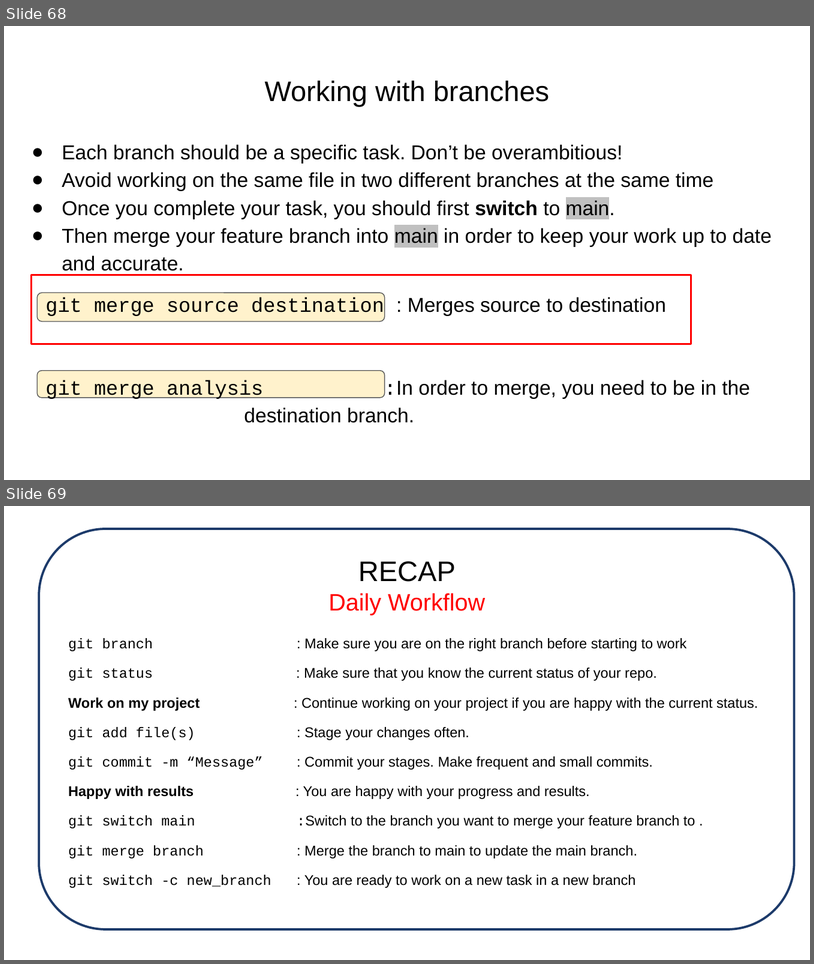
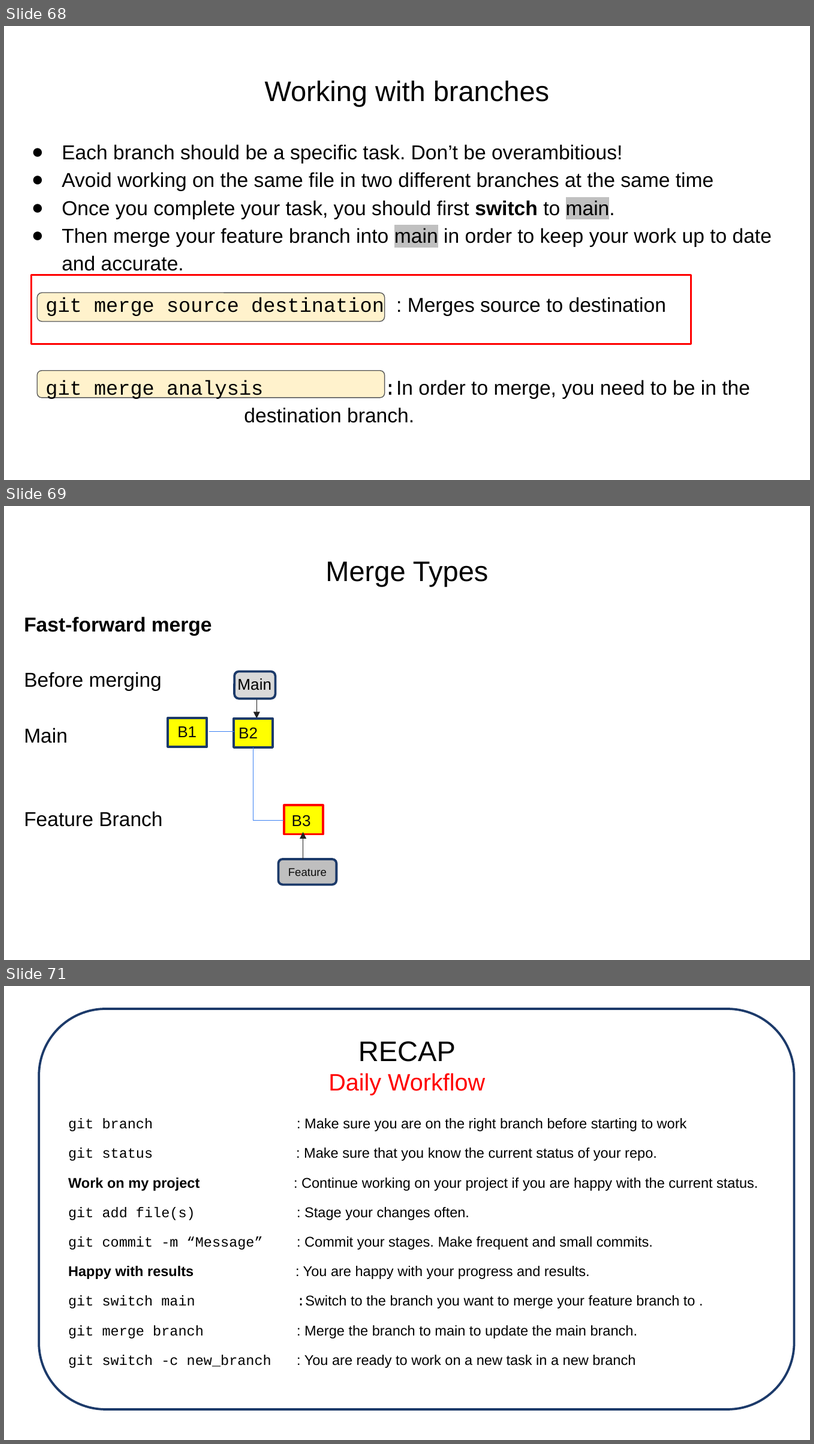
Before and after one commit to RUG-DCC-Research-Software/introduction_to_git_github, a slide deck: 07102025-Introduction_to_git_kapteyn.pptx. Shown one above the other, each under a label of ours: slides 68 and 69 before the commit, slides 68, 69 and 71 after it; the slides between them are not shown. The pictures are 814x964 and 814x1444 pixels, drawn with LibreOffice and Linux fonts; fonts in the diff are those of the drawing. Boxes give left, top, right and bottom in pixels: in the first picture for what was removed or moved away, otherwise in the second. Text is boxed around its words. In the diff, an @@ line names an element or a change of style, - is before the commit and + after.

Commit message:
Added merge type fast-forward

```diff
--- a/07102025-Introduction_to_git_kapteyn.pptx
+++ b/07102025-Introduction_to_git_kapteyn.pptx
@@ slide 69 added at (4,506,810,960), background #FFFFFF @@
@@ title added at (326,561,489,586), 25.2 pt, text #000000 @@
+Merge Types
@@ text added at (24,616,212,826), 18 pt, text #000000 @@
+Fast-forward merge
+Before merging
+Main
+Feature Branch
@@ rounded rectangle added at (234,672,276,699), fill #D9D9D9, outline #1D3A6B 2 pt @@
@@ text added at (237,678,272,690), 14 pt, text #000000 @@
+Main
@@ arrow added from (257, 696) to (257, 718), #202020 0.75 pt @@
@@ rectangle added at (168,717,206,747), fill #FFFF00, outline #1D3A6B 2 pt @@
@@ rectangle added at (234,718,273,747), fill #FFFF00, outline #1D3A6B 2 pt @@
@@ text added at (177,726,197,737), 14 pt, text #0D0D0D @@
+B1
@@ line added from (209, 731) to (234, 731), #3C81F3 0.75 pt @@
@@ text added at (239,727,258,738), 14 pt, text #0D0D0D @@
+B2
@@ elbow line added from (253, 747) to (284, 820), #3C81F3 0.75 pt @@
@@ rectangle added at (285,805,323,834), fill #FFFF00, outline #FF0000 2 pt @@
@@ text added at (292,814,311,826), 14 pt, text #0D0D0D @@
+B3
@@ arrow added from (303, 859) to (303, 832), #202020 0.75 pt @@
@@ rounded rectangle added at (278,859,336,885), fill #BFBFBF, outline #1D3A6B 2 pt, 10 pt, text #0D0D0D @@
+Feature
@@ what was slide 69 is now slide 71 @@
```
Also in this commit, not shown: 1 other slide added.
